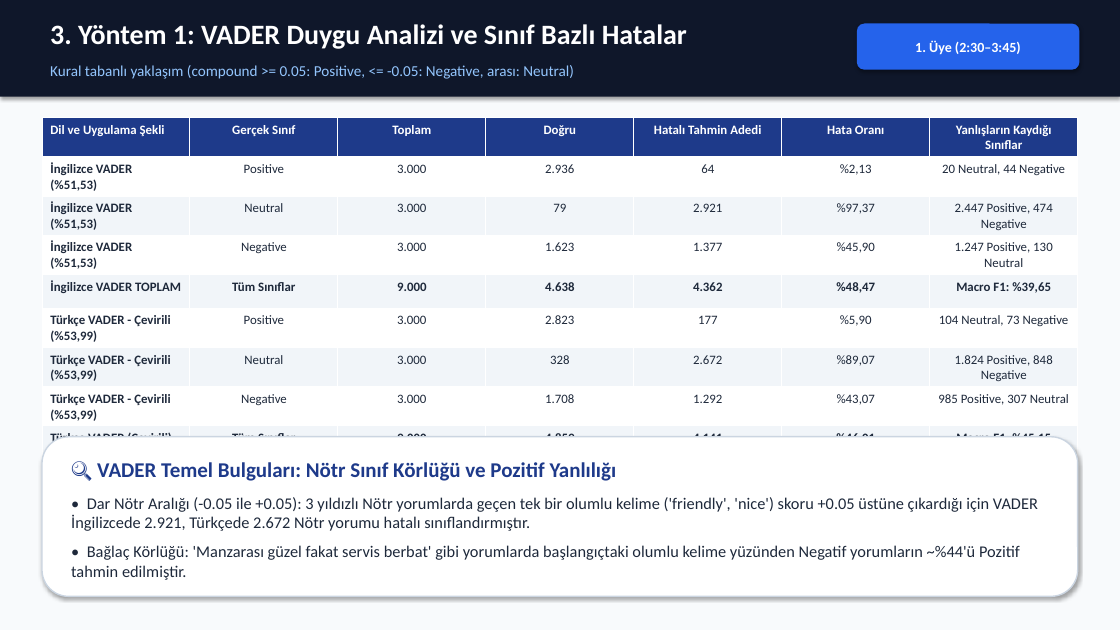
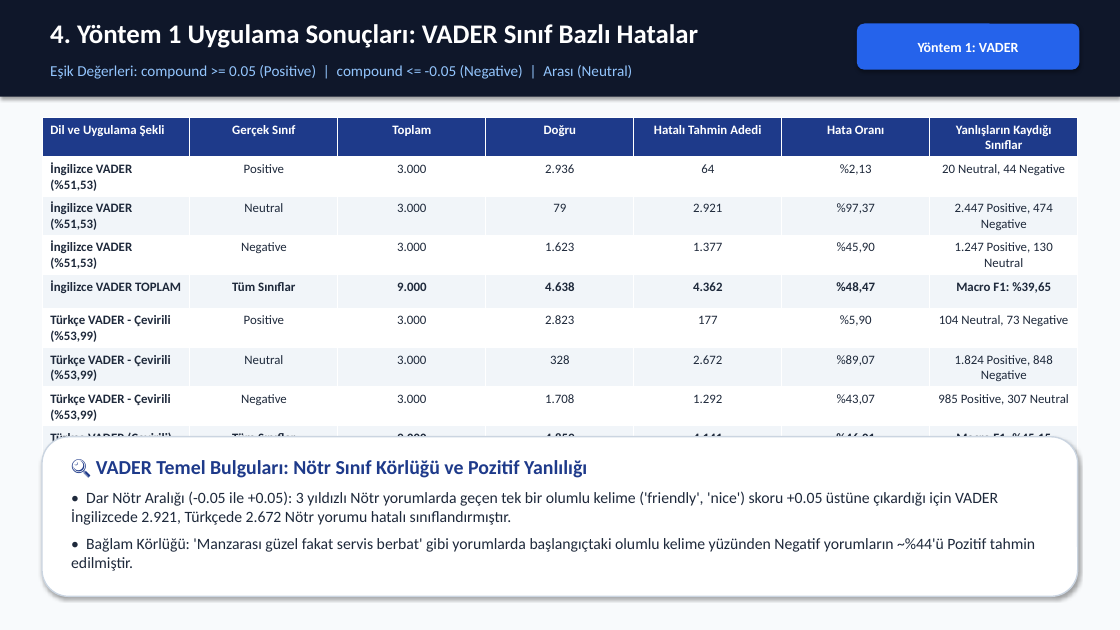
Before and after one commit to erenaksoyy/BIM448_Duygu_Analizi_Projesi, a slide deck: slide 5 of 4_Rapor_ve_Gorseller/BIM448_Proje_Sunumu.pptx (slide 4 before the commit). Drawn at 1120x630 pixels with LibreOffice and Linux fonts; fonts in the diff are those of the drawing. Boxes give left, top, right and bottom in pixels: in the first picture for what was removed or moved away, otherwise in the second. Text is boxed around its words. In the diff, an @@ line names an element or a change of style, - is before the commit and + after.

Commit message:
docs: Remove duration labels from presentation and add theoretical explanations of VADER, BERT, and LLM

```diff
--- a/4_Rapor_ve_Gorseller/BIM448_Proje_Sunumu.pptx
+++ b/4_Rapor_ve_Gorseller/BIM448_Proje_Sunumu.pptx
@@ text at <box>50,24,699,48</box>: text changed; size 24 to 23 pt @@
-3. Yöntem 1: VADER Duygu Analizi ve Sınıf Bazlı Hatalar
+4. Yöntem 1 Uygulama Sonuçları: VADER Sınıf Bazlı Hatalar
@@ text in rounded rectangle at <box>918,42,1019,52</box>: text changed @@
-1. Üye (2:30–3:45)
+Yöntem 1: VADER
@@ text at <box>50,65,632,79</box>: text changed @@
-Kural tabanlı yaklaşım (compound >= 0.05: Positive, <= -0.05: Negative, arası: Neutral)
+Eşik Değerleri: compound >= 0.05 (Positive) | compound <= -0.05 (Negative) | Arası (Neutral)
@@ text at <box>71,460,998,525</box>: size 18 to 17 pt in "🔍 VADER Temel Bulguları: Nötr Sınıf Körlüğü ..."; size 14 to 13.5 pt in "• Dar Nötr Aralığı (-0.05 ile +0.05): ..."; less space between paragraphs @@
@@ text at <box>71,538,1035,571</box>: text changed; size 14 to 13.5 pt @@
-• Bağlaç Körlüğü: 'Manzarası güzel fakat servis berbat' gibi yorumlarda başlangıçtaki olumlu kelime yüzünden Negatif yorumların ~%44'ü Pozitif tahmin edilmiştir.
+• Bağlam Körlüğü: 'Manzarası güzel fakat servis berbat' gibi yorumlarda başlangıçtaki olumlu kelime yüzünden Negatif yorumların ~%44'ü Pozitif tahmin edilmiştir.
```
Also in this commit, not shown: 11 other slides changed, 3 slides added, 3 other files.
